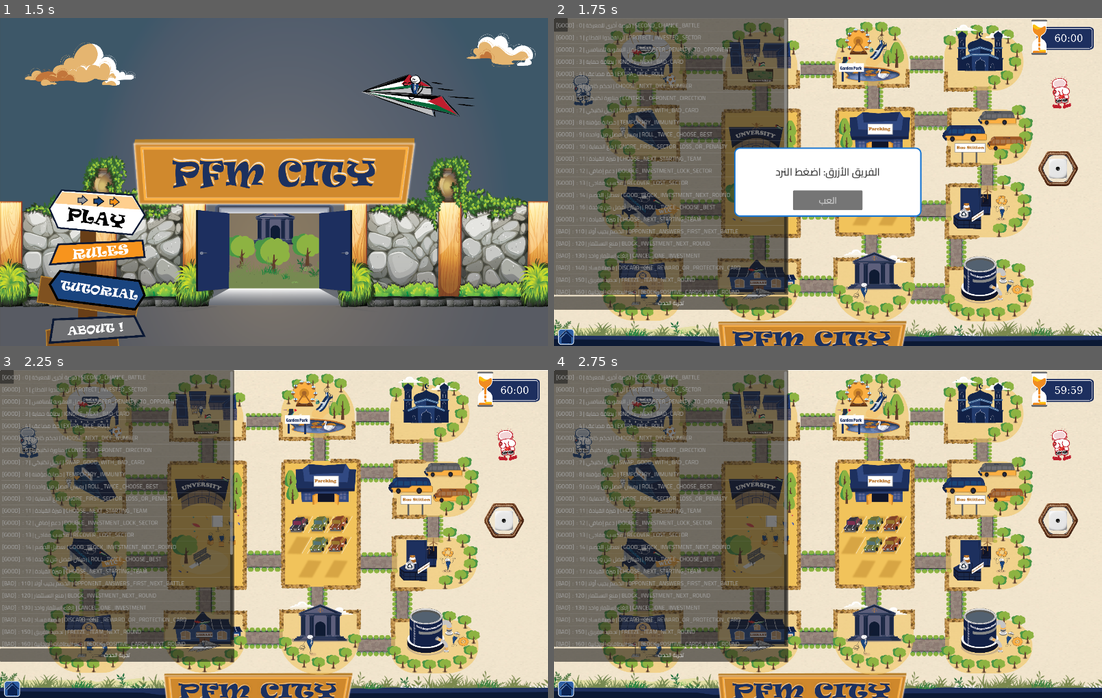
Above: before the commit, frames 1-4 (two rows, left to right).
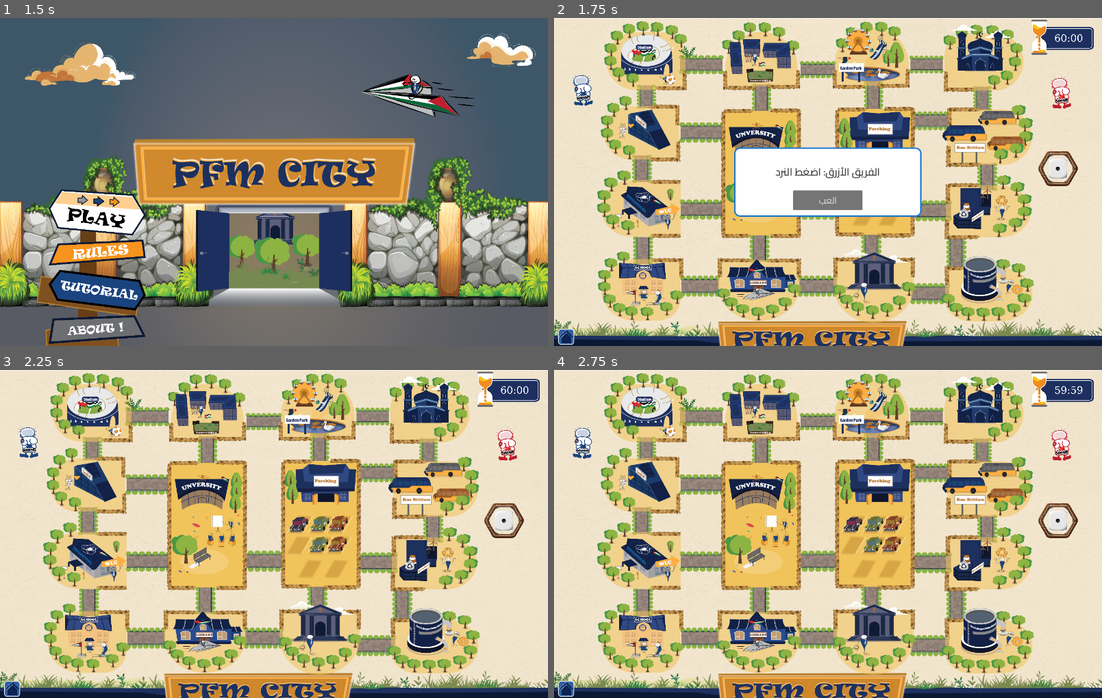
Above: after the commit, the same moments.

Repository: Ahmad-slh/pmf-city-origin
Game: Godot game, scene res://scenes/MainMenu.tscn
Same seed, same stepped clock (60 frames per second), same inputs: the game is played once before the commit and once after it.
Inputs (mouse positions are in pixels of both pictures, inside the frame that each line leads up to):
- Up to frame 1 (1.5 s): click (98, 211) at 0.5 s; click (98, 211) at 1.25 s
- Up to frame 2 (1.75 s): no input
- Up to frame 3 (2.25 s): click (274, 534) at 2.02 s
- Up to frame 4 (2.75 s): no input

Frame 1 is identical in both runs. In frame 2, 35% of the frame differs, in the area x 0-43%, y 0-89%; in frame 3, 37%; in frame 4, 37%.

Commit message:
تعطيل لوحة فحص الأحداث (F9) مؤقتا بعلم صريح
أضيف FORCE_DISABLE := true في DebugEventPanel.gd، يجعل
_is_debug_tools_enabled() ترجع false دائما بغض النظر عن
OS.is_debug_build()، فتصبح اللوحة معطلة حتى عند التشغيل من
المحرر. هذا يعطل أيضا اختصار F10 (فتح نافذة اختيار رقم النرد
مباشرة) لأنه يمر من نفس الفحص في _input.

تغيير قابل للتراجع بسطر واحد: إرجاع FORCE_DISABLE إلى false
يعيد اللوحة إلى سلوكها السابق دون حذف أي كود.

Co-Authored-By: Claude Sonnet 5 <noreply@anthropic.com>
Claude-Session: https://claude.ai/code/session_01EFeD4rDPxTYD8X35eERacH

Diff:
--- a/scripts/DebugEventPanel.gd
+++ b/scripts/DebugEventPanel.gd
@@ -43,8 +43,16 @@
 #   1. إخفاء اللوحة عند بدء اللعبة
 #   2. تعطيل مفتاح F9 حتى لا يفتحها اللاعب،
 #      لأن فتحها يغير debug_use_selected_card فيتأثر سحب البطاقات
-# ======================================================
+#
+# تعطيل مؤقت كامل: اللوحة معطلة الآن حتى في المحرر، بلا علاقة
+# بـ OS.is_debug_build(). لإعادة التفعيل لجلسة فحص لاحقة، أعد
+# FORCE_DISABLE إلى false — علم واحد واضح، لا حذف ولا تعليق متفرق
+# ======================================================
+const FORCE_DISABLE := true
+
 func _is_debug_tools_enabled() -> bool:
+	if FORCE_DISABLE:
+		return false
 	return OS.is_debug_build()
 
 
